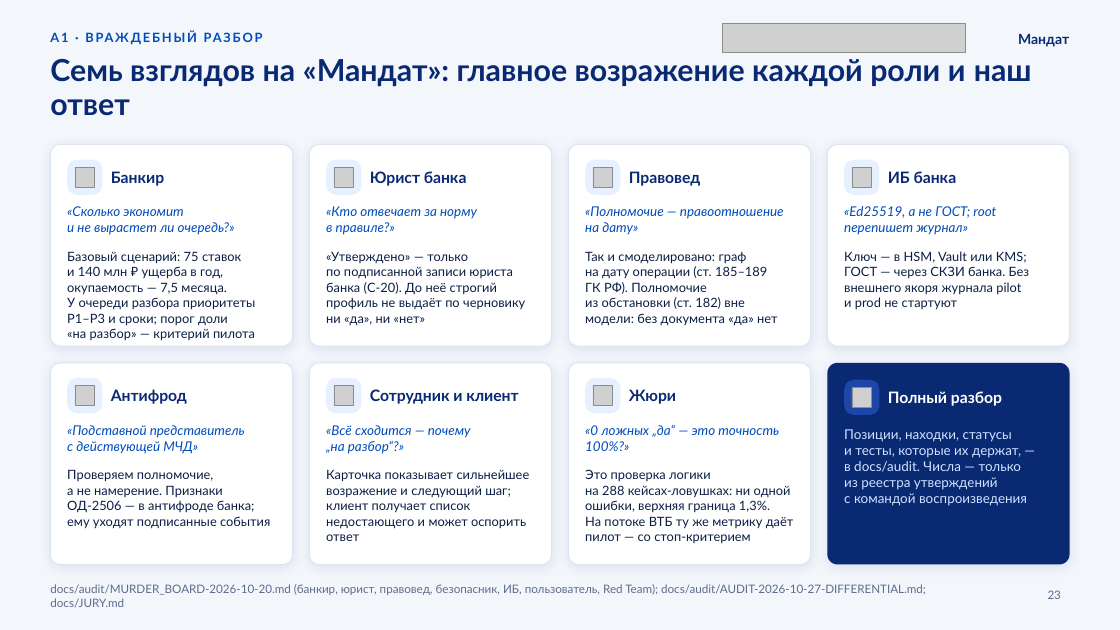
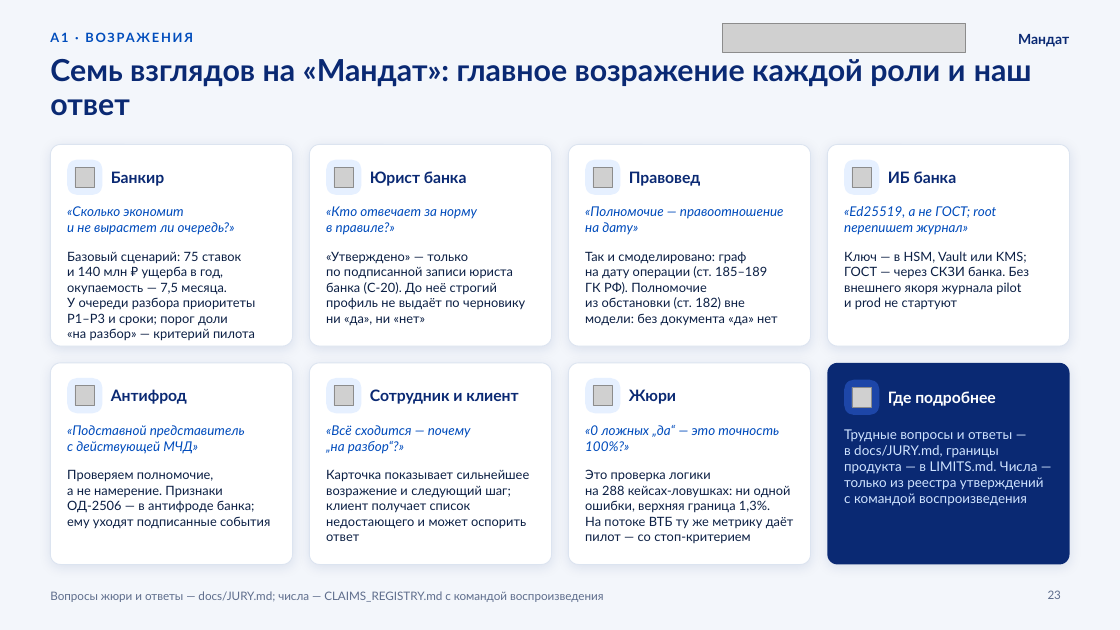
Before and after one commit to KonkovDV/Mandat, a slide deck: slide 23 of submission/slides/Mandat_VTB.pptx. Drawn at 1120x630 pixels with LibreOffice and Linux fonts; fonts in the diff are those of the drawing; grey boxes stand for pictures; background and template pictures are left out. Boxes give left, top, right and bottom in pixels: in the first picture for what was removed or moved away, otherwise in the second. Text is boxed around its words. In the diff, an @@ line names an element or a change of style, - is before the commit and + after.

```diff
--- a/submission/slides/Mandat_VTB.pptx
+++ b/submission/slides/Mandat_VTB.pptx
@@ text at (50, 25, 765, 50): text changed @@
-A1 · ВРАЖДЕБНЫЙ РАЗБОР
+A1 · ВОЗРАЖЕНИЯ
@@ text at (888, 391, 996, 406): text changed @@
-Полный разбор
+Где подробнее
@@ text at (844, 429, 1044, 506): text changed @@
-Позиции, находки, статусы и тесты, которые их держат, — в docs/audit. Числа — только из реестра утверждений с командой воспроизведения
+Трудные вопросы и ответы — в docs/JURY.md, границы продукта — в LIMITS.md. Числа — только из реестра утверждений с командой воспроизведения
@@ text at (50, 591, 604, 602): text changed @@
-docs/audit/MURDER_BOARD-2026-10-20.md (банкир, юрист, правовед, безопасник, ИБ, пользователь, Red Team); docs/audit/AUDIT-2026-10-27-DIFFERENTIAL.md; docs/JURY.md
+Вопросы жюри и ответы — docs/JURY.md; числа — CLAIMS_REGISTRY.md с командой воспроизведения
```
Also in this commit, not shown: 11 other slides changed, 9 other files.
